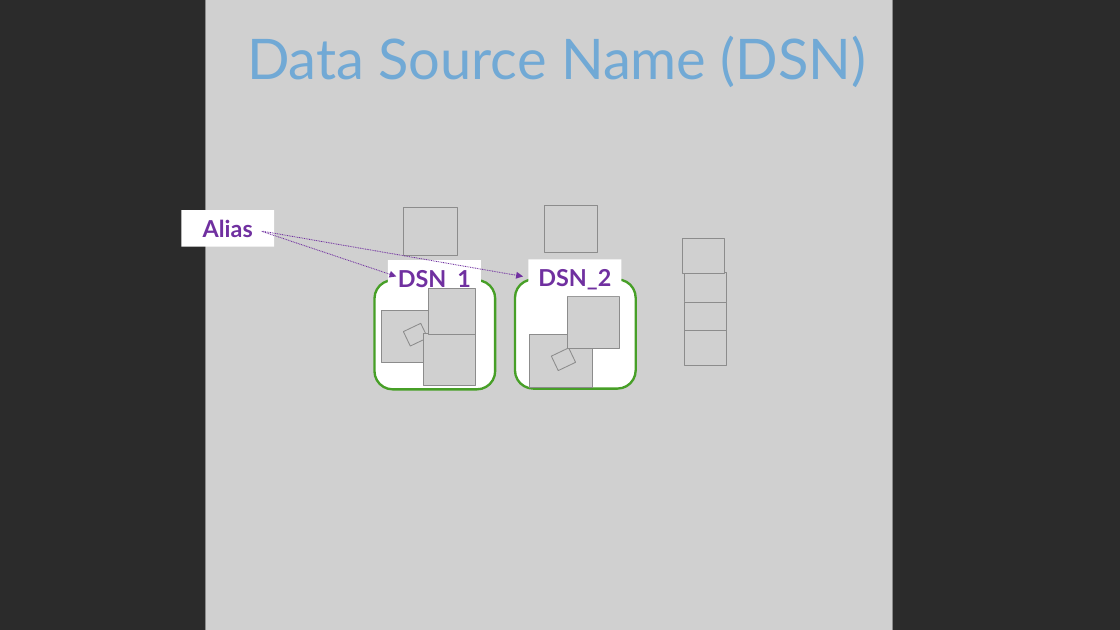
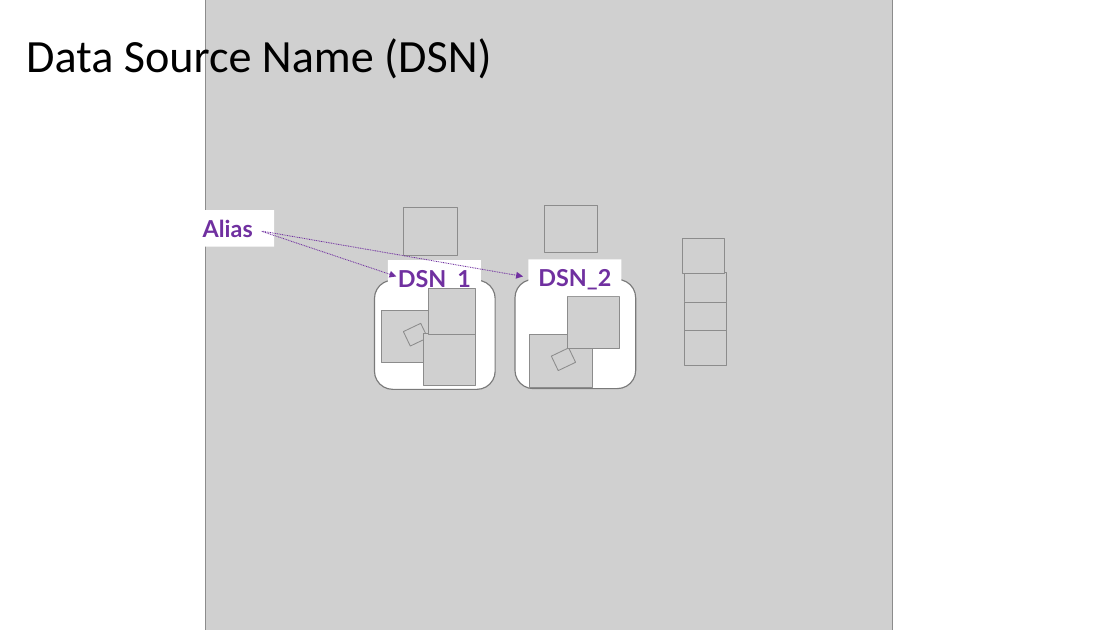
Before and after one commit to blairj09/odbc-webinar, a slide deck: slide 5 of odbc-with-r-overview.pptx. Drawn at 1120x630 pixels with LibreOffice and Linux fonts; fonts in the diff are those of the drawing; grey boxes stand for pictures; background and template pictures are left out; a plain dark background stands for a picture behind light text. Boxes give left, top, right and bottom in pixels: in the first picture for what was removed or moved away, otherwise in the second. Text is boxed around its words. In the diff, an @@ line names an element or a change of style, - is before the commit and + after.

Commit message:
Update slide deck theme

```diff
--- a/odbc-with-r-overview.pptx
+++ b/odbc-with-r-overview.pptx
@@ background picture (left out) to #FFFFFF @@
@@ title "Data Source Name (DSN)" at bbox=[26, 34, 491, 84]: size 48 to 39.6 pt, font Lato to Calibri, text colour #71A9D5 to #000000; alignment centre to left; line spacing 1 to 0.9 @@
@@ rounded rectangle at bbox=[375, 281, 496, 390]: outline #48A028 2 pt to #7A7A7A 1 pt @@
@@ rounded rectangle at bbox=[515, 280, 636, 389]: outline #48A028 2 pt to #7A7A7A 1 pt @@
```
Also in this commit, not shown: 24 other slides changed.
